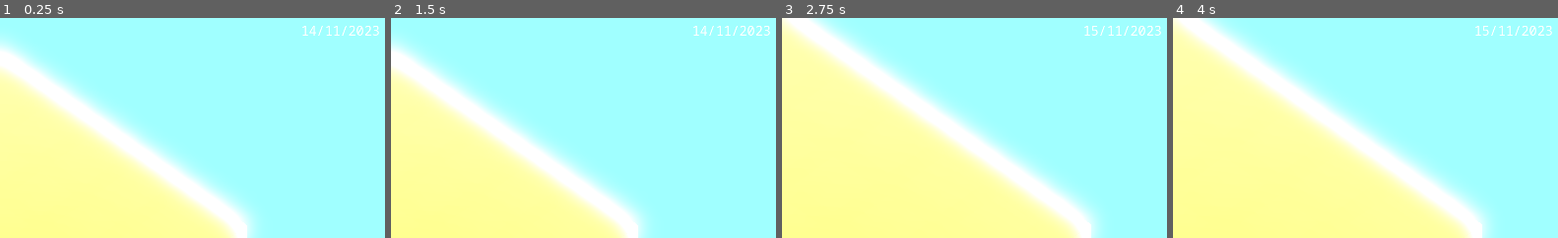
Above: before the commit, frames 1-4 (left to right).
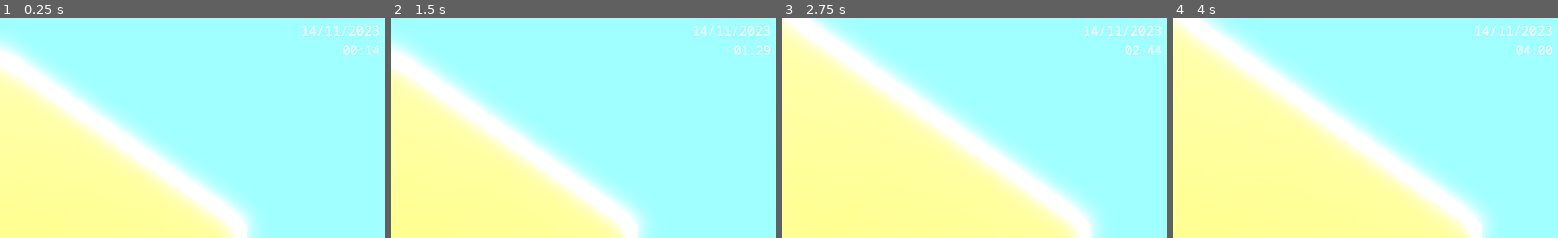
Above: after the commit, the same moments.

Repository: maroun-baydoun/will-it-scale
Game: Godot game, scene res://scenes/main.tscn
Same seed, same stepped clock (60 frames per second), same inputs: the game is played once before the commit and once after it.
Inputs (mouse positions are % of the whole screen's width and height, from its top left):
- Up to frame 1 (0.25 s): no input
- Up to frame 2 (1.5 s): tap Enter at 0.5 s; move the mouse to (72, 45) at 0.52 s; hold Mouse wheel up (zoom_in) 0.53-1.28 s; click (72, 45) at 0.67 s; tap Space at 1.25 s; move the mouse to (30, 55) at 1.27 s; tap Mouse wheel down (zoom_out) at 1.35 s; click (30, 55) at 1.42 s
- Up to frame 3 (2.75 s): move the mouse to (60, 28) at 2.02 s; hold Mouse wheel up (zoom_in) from 2.03 s (still down); click (60, 28) at 2.17 s
- Up to frame 4 (4 s): tap Enter at 2.75 s; move the mouse to (45, 70) at 2.77 s; release Mouse wheel up (zoom_in) at 2.78 s; tap Mouse wheel down (zoom_out) at 2.85 s; click (45, 70) at 2.92 s; move the mouse to (81, 65) at 3.52 s; hold Mouse wheel up (zoom_in) from 3.53 s (still down); click (81, 65) at 3.67 s
The pictures show only the part of the screen within x 50-100%, y 2-52%; the shares and areas given below are measured in that part.

The runs differ from the first frame. In frame 1, 0.1% of the frame differs, in the area x 89-99%, y 12-17%; in frame 2, 0.1%; in frame 3, 0.2%; in frame 4, 0.2%, in the area x 80-99%, y 3-17%.

Commit message:
Display hours and minutes

Diff:
--- a/gui/date-time-display.tscn
+++ b/gui/date-time-display.tscn
@@ -28,10 +28,28 @@
 theme_override_constants/margin_right = 32
 theme_override_constants/margin_bottom = 32
 
-[node name="Label" type="Label" parent="MarginContainer"]
+[node name="VBoxContainer" type="VBoxContainer" parent="MarginContainer"]
+layout_mode = 2
+
+[node name="DateLabel" type="Label" parent="MarginContainer/VBoxContainer"]
+unique_name_in_owner = true
 layout_mode = 2
 size_flags_horizontal = 8
 theme_override_fonts/font = ExtResource("2_i6f01")
 theme_override_font_sizes/font_size = 32
 text = "11/11/2011
 "
+
+[node name="TimeLabel" type="Label" parent="MarginContainer/VBoxContainer"]
+unique_name_in_owner = true
+layout_mode = 2
+size_flags_horizontal = 8
+theme_override_fonts/font = ExtResource("2_i6f01")
+theme_override_font_sizes/font_size = 30
+text = "10:00
+"
+
+[node name="MinutesTimer" type="Timer" parent="."]
+wait_time = 0.017
+
+[connection signal="timeout" from="MinutesTimer" to="." method="_on_minutes_timer_timeout"]
--- a/scripts/date-time-display.gd
+++ b/scripts/date-time-display.gd
@@ -1,11 +1,37 @@
 extends Control
 class_name DateTimeDisplay
 
-@onready var label: Label = $MarginContainer/Label
+@onready var date_label: Label = %DateLabel
+@onready var time_label: Label = %TimeLabel
+@onready var minutes_timer: Timer = $MinutesTimer
 
-const DATE_TIME_FORMAT = "%s/%s/%s"
+const DATE_FORMAT: String = "%s/%s/%s"
+const TIME_FORMAT: String = "%s:%s"
+const ZERO_PADDED_FORMAT: String = "0%s"
+
+var current_minutes: int = 0
 
 var current_date_time: Dictionary:
 	set(date_time):
+
+		minutes_timer.stop()
+		current_minutes = 0
 		current_date_time = date_time
-		label.text = DATE_TIME_FORMAT % [date_time.day, date_time.month, date_time.year]
+
+		_update_date_label_text()
+		_update_time_label_text()
+
+		minutes_timer.start()
+
+func _update_date_label_text() -> void:
+	date_label.text = DATE_FORMAT % [_left_pad_with_zero(current_date_time.day), _left_pad_with_zero(current_date_time.month), _left_pad_with_zero(current_date_time.year)]
+
+func _update_time_label_text() -> void:
+	time_label.text = TIME_FORMAT % [_left_pad_with_zero(current_date_time.hour), _left_pad_with_zero(current_minutes)]
+
+func _left_pad_with_zero(number: int) -> String:
+	return ZERO_PADDED_FORMAT % number if number <10 else str(number)
+
+func _on_minutes_timer_timeout() -> void:
+	current_minutes +=1
+	_update_time_label_text()
--- a/scripts/date-time-manager.gd
+++ b/scripts/date-time-manager.gd
@@ -8,6 +8,8 @@
 var time_elapsed_in_second: int = 0
 var time_zone: Dictionary = Time.get_time_zone_from_system()
 var current_unix_time: float = Time.get_unix_time_from_system() + (time_zone.bias * 60)
+var start_unix_time: float = Time.get_unix_time_from_system() + (time_zone.bias * 60)
+
 
 var current_date_time: Dictionary:
 	set(date_time):
@@ -15,6 +17,10 @@
 		ticked.emit(current_date_time)
 
 func start() -> void:
+	var start_date_time = Time.get_datetime_dict_from_unix_time(start_unix_time)
+	var seconds_since_start_of_day = start_date_time.hour * 3600 + start_date_time.minute * 60 + start_date_time.second
+	start_unix_time -= seconds_since_start_of_day
+	current_unix_time = start_unix_time
 	timer.start()
 	_set_current_date_time_from_unix_time()
 
